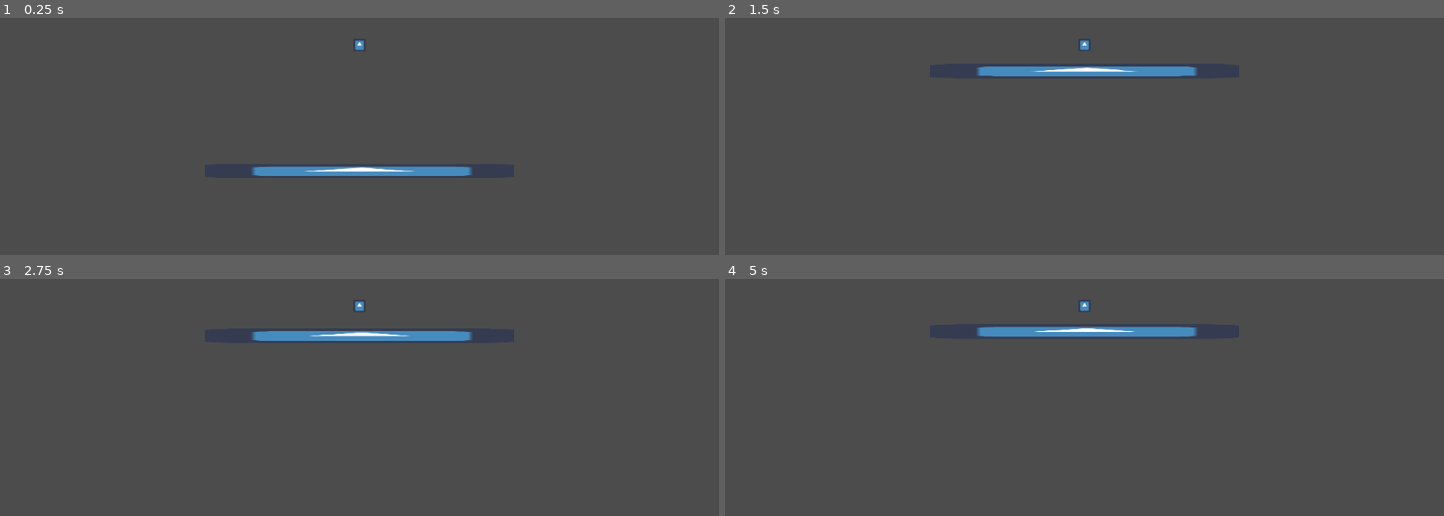
Above: before the commit, frames 1-4 (two rows, left to right).
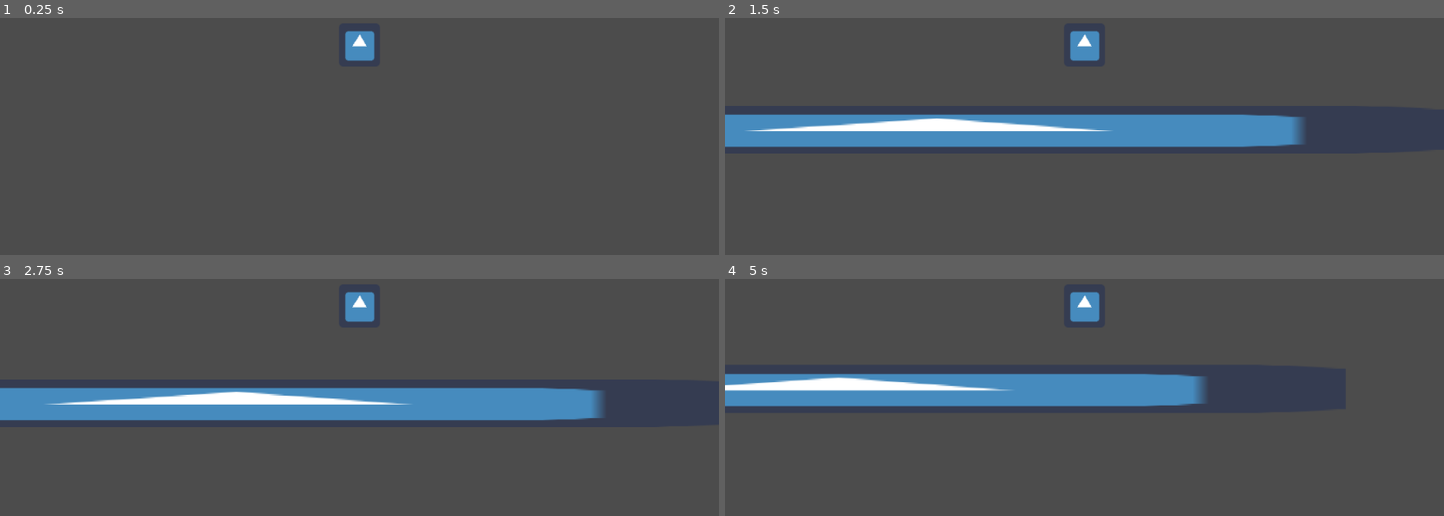
Above: after the commit, the same moments.

Repository: phillipsalbright/GGJ2023
Game: Godot game, scene res://PhillipsTestLevel.tscn
The game is run twice, just before and just after one commit, with the same random seed, the same clock (stepped at 60 frames per second) and the same inputs. The project has no main scene, so this scene is started directly. The engine's default icon, where the game draws it, is replaced by a stand-in: a white triangle on a blue panel in a dark square.
Inputs:
- Up to frame 1 (0.25 s): no input
- Up to frame 2 (1.5 s): hold Space (Jump, bound only before the commit) 0.53-1.28 s; hold D (move_right, bound only after the commit) from 0.53 s (still down); tap Space (Jump, bound only before the commit) at 1.35 s
- Up to frame 3 (2.75 s): tap Space (Jump, bound only before the commit) at 1.52, 1.82 s; release D (move_right, bound only after the commit) at 2.03 s; hold A (move_left, bound only after the commit) from 2.03 s (still down); hold Space (Jump, bound only before the commit) from 2.03 s (still down)
- Up to frame 4 (5 s): release A (move_left, bound only after the commit) at 2.78 s; release Space (Jump, bound only before the commit) at 2.78 s; hold D (move_right, bound only after the commit) 2.78-4.28 s; tap Space (Jump, bound only before the commit) at 2.85, 3.02, 3.32, 4.35, 4.52, 4.82 s; hold Space (Jump, bound only before the commit) 3.53-4.28 s; hold A (move_left, bound only after the commit) from 4.28 s (still down)

The runs differ from the first frame. In frame 1, 1.8% of the frame differs, in the area x 35-66%, y 5-67%; in frame 2, 13%; in frame 3, 13%, in the area x 0-84%, y 5-60%; in frame 4, 11%.

Commit message:
added input maps, worked on player

Diff:
--- a/GroundPlayer.gd
+++ b/GroundPlayer.gd
@@ -6,7 +6,10 @@
 # var b = "text"
 
 var velocity = Vector2.ZERO
-var fall_acceleration = -210;
+var fall_acceleration = -210
+var speed = 70
+var snapDist = 5000
+var jump_force = 100
 # Called when the node enters the scene tree for the first time.
 func _ready():
 	pass # Replace with function body.
@@ -15,8 +18,11 @@
 # Called every frame. 'delta' is the elapsed time since the previous frame.
 func _process(delta):
 	velocity.y -= fall_acceleration * delta;
-	if is_on_floor() and Input.is_action_pressed("Jump"):
-		print_debug("frog")
-		velocity.y -= 100
-	velocity = move_and_slide(velocity, Vector2.UP)
+	var snap_vector = Vector2.ZERO
+	if is_on_floor() and Input.is_action_pressed("jump"):
+		velocity.y -= jump_force
+	else:
+		snap_vector = Vector2.DOWN * snapDist;
+	velocity.x = (Input.get_action_strength("move_right") - Input.get_action_strength("move_left")) * speed
+	velocity = move_and_slide_with_snap(velocity, snap_vector, Vector2.UP, true, 4, .8)
 #	pass
--- /dev/null
+++ b/GroundPlayer.tscn
@@ -0,0 +1,22 @@
+[gd_scene load_steps=4 format=2]
+
+[ext_resource path="res://icon.png" type="Texture" id=1]
+[ext_resource path="res://GroundPlayer.gd" type="Script" id=2]
+
+[sub_resource type="RectangleShape2D" id=1]
+extents = Vector2( 9, 9 )
+
+[node name="KinematicBody2D" type="KinematicBody2D"]
+position = Vector2( 1, -140 )
+script = ExtResource( 2 )
+
+[node name="CollisionShape2D" type="CollisionShape2D" parent="."]
+shape = SubResource( 1 )
+
+[node name="Sprite" type="Sprite" parent="CollisionShape2D"]
+scale = Vector2( 0.275607, 0.292494 )
+texture = ExtResource( 1 )
+
+[node name="Camera2D" type="Camera2D" parent="."]
+current = true
+zoom = Vector2( 0.3, 0.3 )
--- a/PhillipsTestLevel.tscn
+++ b/PhillipsTestLevel.tscn
@@ -1,28 +1,14 @@
-[gd_scene load_steps=5 format=2]
+[gd_scene load_steps=4 format=2]
 
 [ext_resource path="res://icon.png" type="Texture" id=1]
-[ext_resource path="res://GroundPlayer.gd" type="Script" id=2]
-
-[sub_resource type="CircleShape2D" id=1]
+[ext_resource path="res://GroundPlayer.tscn" type="PackedScene" id=2]
 
 [sub_resource type="RectangleShape2D" id=2]
 extents = Vector2( 219, 10 )
 
 [node name="Node2D" type="Node2D"]
 
-[node name="KinematicBody2D" type="KinematicBody2D" parent="."]
-position = Vector2( 1, -140 )
-script = ExtResource( 2 )
-
-[node name="CollisionShape2D" type="CollisionShape2D" parent="KinematicBody2D"]
-shape = SubResource( 1 )
-
-[node name="Sprite" type="Sprite" parent="KinematicBody2D/CollisionShape2D"]
-scale = Vector2( 0.275607, 0.292494 )
-texture = ExtResource( 1 )
-
-[node name="Camera2D" type="Camera2D" parent="KinematicBody2D"]
-current = true
+[node name="KinematicBody2D" parent="." instance=ExtResource( 2 )]
 
 [node name="StaticBody2D" type="StaticBody2D" parent="."]
 position = Vector2( 1, 47 )
@@ -33,3 +19,15 @@
 [node name="Sprite" type="Sprite" parent="StaticBody2D"]
 scale = Vector2( 6.87921, 0.319999 )
 texture = ExtResource( 1 )
+
+[node name="StaticBody2D2" type="StaticBody2D" parent="."]
+position = Vector2( -245, 27 )
+rotation = 0.428445
+scale = Vector2( 0.275287, 1 )
+
+[node name="CollisionShape2D" type="CollisionShape2D" parent="StaticBody2D2"]
+shape = SubResource( 2 )
+
+[node name="Sprite" type="Sprite" parent="StaticBody2D2"]
+scale = Vector2( 6.87921, 0.319999 )
+texture = ExtResource( 1 )
--- a/project.godot
+++ b/project.godot
@@ -19,14 +19,28 @@
 
 [input]
 
-Jump={
+jump={
 "deadzone": 0.5,
-"events": [ Object(InputEventKey,"resource_local_to_scene":false,"resource_name":"","device":0,"alt":false,"shift":false,"control":false,"meta":false,"command":false,"pressed":false,"scancode":0,"physical_scancode":32,"unicode":0,"echo":false,"script":null)
+"events": [ Object(InputEventKey,"resource_local_to_scene":false,"resource_name":"","device":0,"alt":false,"shift":false,"control":false,"meta":false,"command":false,"pressed":false,"scancode":32,"physical_scancode":0,"unicode":0,"echo":false,"script":null)
+, Object(InputEventJoypadButton,"resource_local_to_scene":false,"resource_name":"","device":0,"button_index":0,"pressure":0.0,"pressed":false,"script":null)
  ]
 }
-MoveLeftRight={
+move_left={
 "deadzone": 0.5,
 "events": [ Object(InputEventKey,"resource_local_to_scene":false,"resource_name":"","device":0,"alt":false,"shift":false,"control":false,"meta":false,"command":false,"pressed":false,"scancode":65,"physical_scancode":0,"unicode":0,"echo":false,"script":null)
+, Object(InputEventJoypadMotion,"resource_local_to_scene":false,"resource_name":"","device":0,"axis":0,"axis_value":-1.0,"script":null)
+ ]
+}
+move_right={
+"deadzone": 0.5,
+"events": [ Object(InputEventKey,"resource_local_to_scene":false,"resource_name":"","device":0,"alt":false,"shift":false,"control":false,"meta":false,"command":false,"pressed":false,"scancode":68,"physical_scancode":0,"unicode":0,"echo":false,"script":null)
+, Object(InputEventJoypadMotion,"resource_local_to_scene":false,"resource_name":"","device":0,"axis":0,"axis_value":1.0,"script":null)
+ ]
+}
+special={
+"deadzone": 0.5,
+"events": [ Object(InputEventKey,"resource_local_to_scene":false,"resource_name":"","device":0,"alt":false,"shift":false,"control":false,"meta":false,"command":false,"pressed":false,"scancode":69,"physical_scancode":0,"unicode":0,"echo":false,"script":null)
+, Object(InputEventJoypadButton,"resource_local_to_scene":false,"resource_name":"","device":0,"button_index":2,"pressure":0.0,"pressed":false,"script":null)
  ]
 }
 
